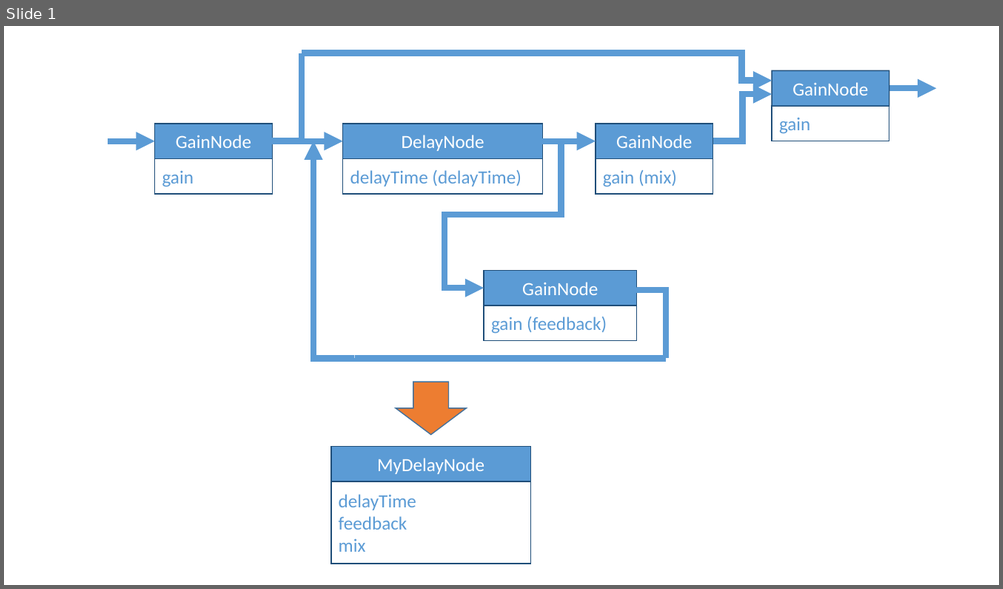
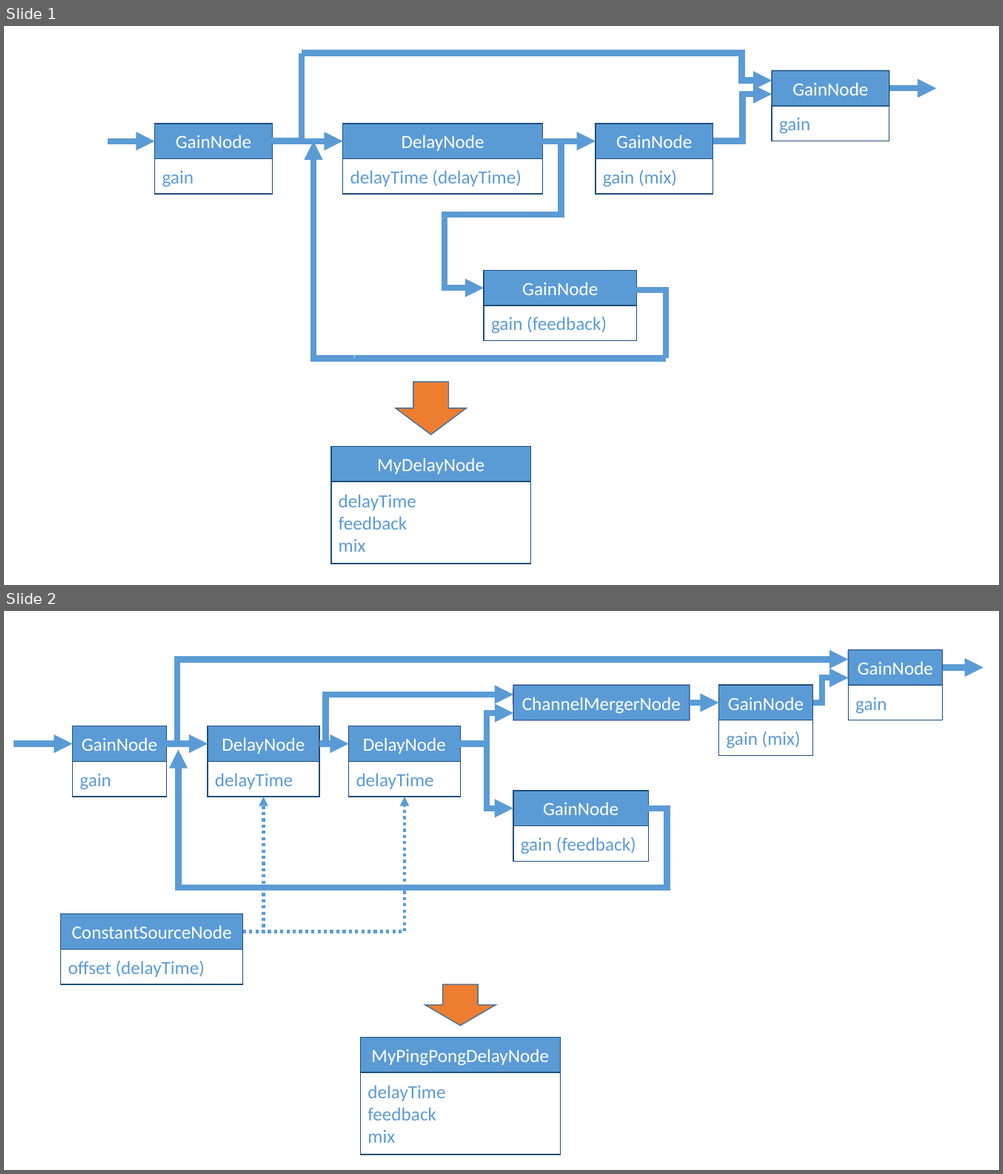
Before and after one commit to g200kg/webaudio-customnode, a slide deck: mydelaynode.pptx. Shown one above the other, each under a label of ours: slide 1 before the commit, slides 1 and 2 after it. The pictures are 1003x589 and 1003x1174 pixels, drawn with LibreOffice and Linux fonts; fonts in the diff are those of the drawing. Boxes give left, top, right and bottom in pixels: in the first picture for what was removed or moved away, otherwise in the second. Text is boxed around its words. In the diff, an @@ line names an element or a change of style, - is before the commit and + after.

Commit message:
add pingpong delay sample

```diff
--- a/mydelaynode.pptx
+++ b/mydelaynode.pptx
@@ slide 2 added at (4,611,999,1170), background #FFFFFF @@
@@ freeform shape added at (848,649,942,685), fill #5B9BD5, outline #2F5597 1 pt, 18 pt, text #FFFFFF @@
+GainNode
@@ elbow arrow added from (167, 743) to (848, 660), #5B9BD5 6 pt @@
@@ arrow added from (942, 668) to (983, 668), #5B9BD5 6 pt @@
@@ elbow arrow added from (319, 743) to (513, 695), #5B9BD5 6 pt @@
@@ freeform shape added at (513,685,689,720), fill #5B9BD5, outline #2F5597 1 pt, 18 pt, text #FFFFFF @@
+ChannelMergerNode
@@ rectangle added at (719,685,813,720), fill #5B9BD5, outline #1F4E79 1 pt, 18 pt, text #FFFFFF @@
+GainNode
@@ elbow arrow added from (813, 703) to (848, 678), #5B9BD5 6 pt @@
@@ rectangle added at (848,685,942,720), fill #FFFFFF, outline #1F4E79 1 pt, 18 pt, text #5B9BD5 @@
+gain
@@ elbow arrow added from (461, 743) to (514, 713), #5B9BD5 6 pt @@
@@ arrow added from (690, 703) to (719, 703), #5B9BD5 6 pt @@
@@ rectangle added at (719,721,813,756), fill #FFFFFF, outline #1F4E79 1 pt, 18 pt, text #5B9BD5 @@
+gain (mix)
@@ arrow added from (14, 743) to (73, 743), #5B9BD5 6 pt @@
@@ rectangle added at (73,726,167,762), fill #5B9BD5, outline #1F4E79 1 pt, 18 pt, text #FFFFFF @@
+GainNode
@@ arrow added from (167, 743) to (208, 743), #5B9BD5 6 pt @@
@@ rectangle added at (208,726,319,762), fill #5B9BD5, outline #1F4E79 1 pt, 18 pt, text #FFFFFF @@
+DelayNode
@@ arrow added from (319, 743) to (349, 743), #5B9BD5 6 pt @@
@@ rectangle added at (349,726,461,762), fill #5B9BD5, outline #1F4E79 1 pt, 18 pt, text #FFFFFF @@
+DelayNode
@@ elbow arrow added from (461, 743) to (513, 809), #5B9BD5 6 pt @@
@@ rectangle added at (73,762,167,797), fill #FFFFFF, outline #1F4E79 1 pt, 18 pt, text #5B9BD5 @@
+gain
@@ elbow arrow added from (190, 888) to (179, 750), #5B9BD5 6 pt @@
@@ rectangle added at (208,762,319,797), fill #FFFFFF, outline #1F4E79 1 pt, 18 pt, text #5B9BD5 @@
+delayTime
@@ rectangle added at (349,762,461,797), fill #FFFFFF, outline #1F4E79 1 pt, 18 pt, text #5B9BD5 @@
+delayTime
@@ elbow line added from (649, 809) to (196, 888), #5B9BD5 6 pt @@
@@ elbow arrow added from (243, 932) to (264, 797), #5B9BD5 3 pt dashed @@
@@ elbow arrow added from (243, 932) to (404, 797), #5B9BD5 3 pt dashed @@
@@ rectangle added at (513,791,648,826), fill #5B9BD5, outline #1F4E79 1 pt, 18 pt, text #FFFFFF @@
+GainNode
@@ rectangle added at (513,826,648,861), fill #FFFFFF, outline #1F4E79 1 pt, 18 pt, text #5B9BD5 @@
+gain (feedback)
@@ rectangle added at (190,885,196,891), fill #5B9BD5 @@
@@ rectangle added at (61,914,243,949), fill #5B9BD5, outline #1F4E79 1 pt, 18 pt, text #FFFFFF @@
+ConstantSourceNode
@@ rectangle added at (61,950,243,985), fill #FFFFFF, outline #1F4E79 1 pt, 18 pt, text #5B9BD5 @@
+offset (delayTime)
@@ down arrow added at (425,985,495,1026), fill #ED7D31, outline #43739E 1 pt @@
@@ rectangle added at (361,1038,560,1073), fill #5B9BD5, outline #1F4E79 1 pt, 18 pt, text #FFFFFF @@
+MyPingPongDelayNode
@@ rectangle added at (361,1073,560,1155), fill #FFFFFF, outline #1F4E79 1 pt, 18 pt, text #5B9BD5 @@
+delayTime
+feedback
+mix
```
Also in this commit, not shown: 3 other files.
